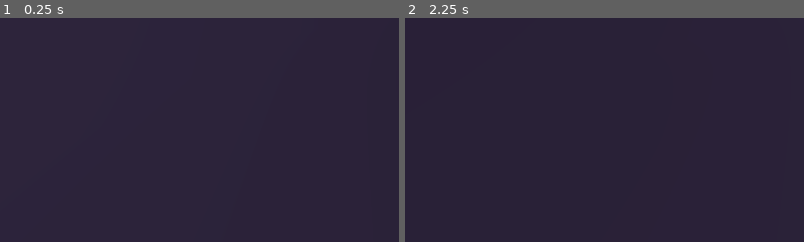
Above: before the commit, frames 1-2 (left to right).
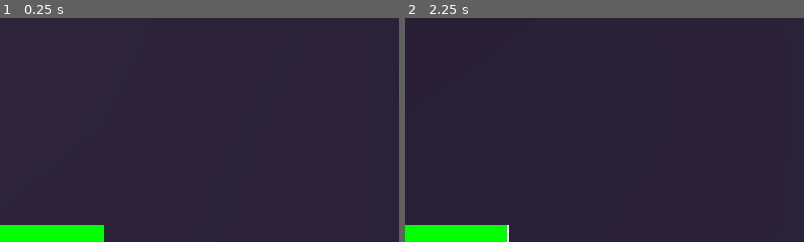
Above: after the commit, the same moments.

Repository: Matto58/dodecahedronfootball
Game: Godot game, scene res://maps/testmap.tscn
Same seed, same stepped clock (60 frames per second), same inputs: the game is played once before the commit and once after it. This scene is started directly instead of the project's main scene.
Inputs:
- Up to frame 1 (0.25 s): no input
- Up to frame 2 (2.25 s): hold D (right) 0.53-1.28 s; hold Shift (sprint) 0.53-1.28 s; hold S (backward) 1.28-2.03 s; tap Space (yump) at 1.35 s; hold D (right) from 2.03 s (still down); hold Shift (sprint) from 2.03 s (still down)
The pictures show only the part of the screen within x 0-50%, y 50-100%; the shares and areas given below are measured in that part.

The runs differ from the first frame. In frame 1, 2.0% of the frame differs, in the area x 0-27%, y 92-100%; in frame 2, 2.0%.

Commit message:
add stamina bar

Diff:
--- a/scenes/hud.tscn
+++ b/scenes/hud.tscn
@@ -109,3 +109,16 @@
 layout_mode = 2
 text = "by Map Author"
 label_settings = SubResource("LabelSettings_6fi6k")
+
+[node name="ColorRect2" type="ColorRect" parent="." unique_id=1164445023]
+layout_mode = 0
+offset_top = 1040.0
+offset_right = 250.0
+offset_bottom = 1080.0
+
+[node name="staminabar" type="ColorRect" parent="." unique_id=2060494886]
+layout_mode = 0
+offset_top = 1040.0
+offset_right = 250.0
+offset_bottom = 1080.0
+color = Color(0, 1, 0, 1)
--- a/scripts/player.gd
+++ b/scripts/player.gd
@@ -8,6 +8,8 @@
 var stamina: float = 1.0
 var sprintStarted: float
 
+func _process(delta: float) -> void:
+	$Camera3D/HUD/staminabar.size.x = $Camera3D/HUD/ColorRect2.size.x * stamina
 
 func _physics_process(delta: float) -> void:
 	var sprinting: bool = Input.is_action_pressed("sprint")
